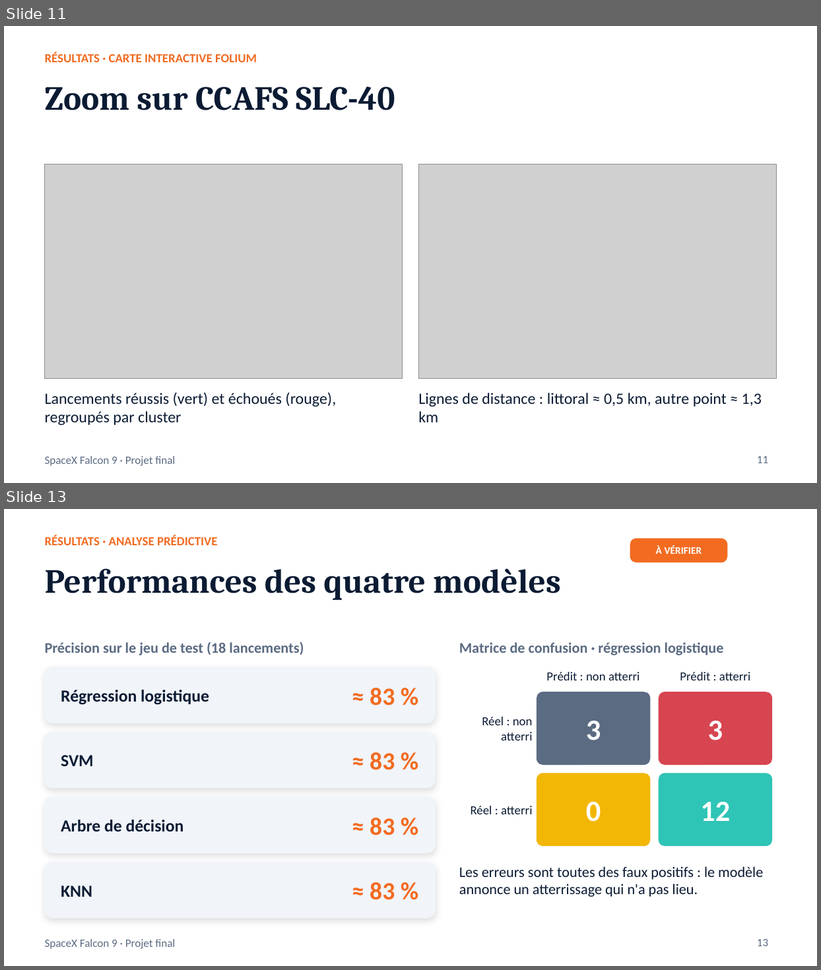
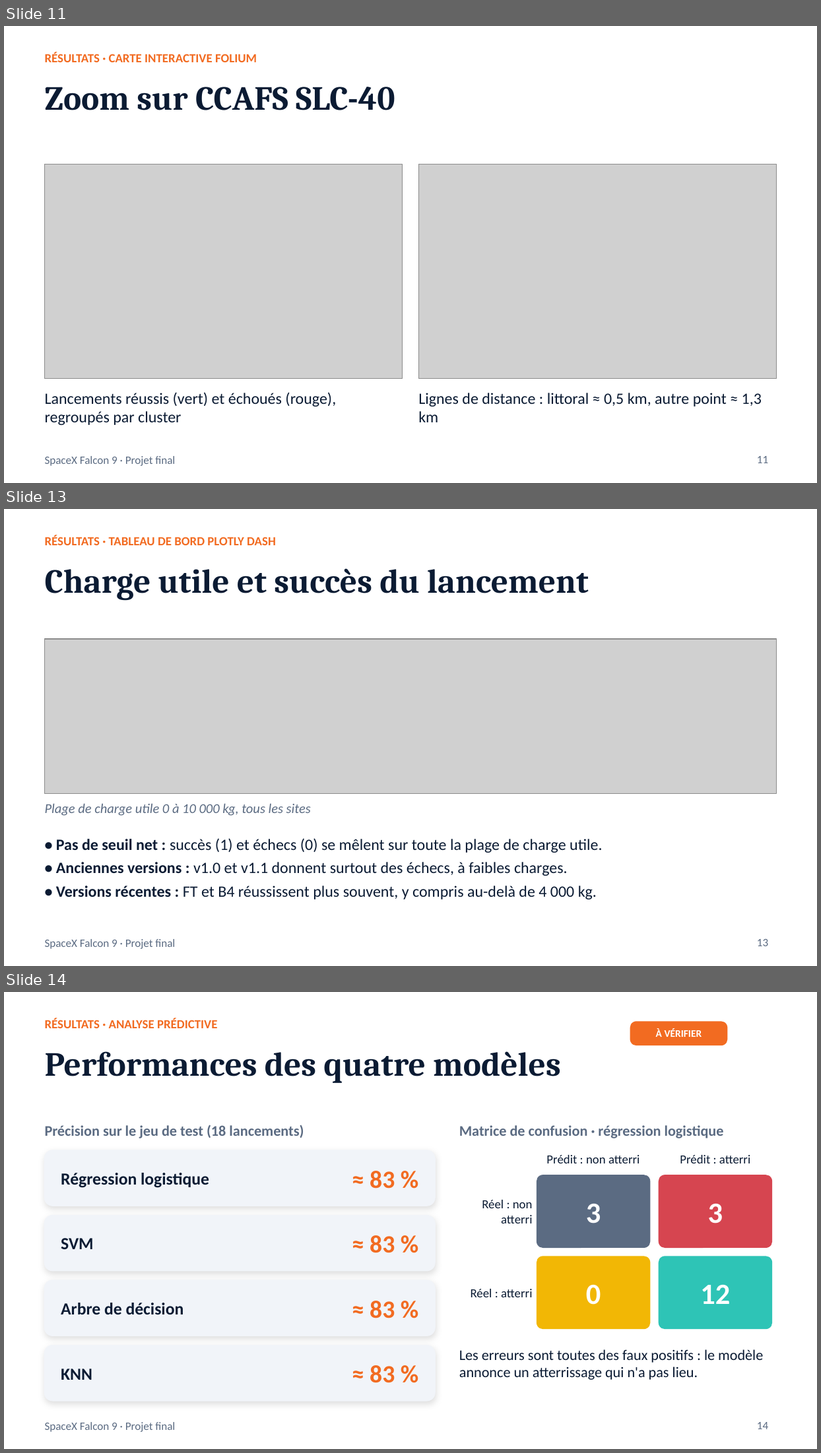
Before and after one commit to Haristocratee/spacex-falcon9-landing-prediction, a slide deck: presentation/Projet_final_SpaceX_Falcon9.pptx. Shown one above the other, each under a label of ours: slides 11 and 13 before the commit, slides 11, 13 and 14 after it; the slides between them are not shown. The pictures are 821x970 and 821x1453 pixels, drawn with LibreOffice and Linux fonts; fonts in the diff are those of the drawing; grey boxes stand for pictures; background and template pictures are left out. Boxes give left, top, right and bottom in pixels: in the first picture for what was removed or moved away, otherwise in the second. Text is boxed around its words. In the diff, an @@ line names an element or a change of style, - is before the commit and + after.

```diff
--- a/presentation/Projet_final_SpaceX_Falcon9.pptx
+++ b/presentation/Projet_final_SpaceX_Falcon9.pptx
@@ slide 13 added at [4,509,817,966], background #FFFFFF; not listed: 1 template element that a slide beside it also shows @@
@@ text added at [45,535,276,545], 11 pt, text #F26B21, bold @@
+RÉSULTATS · TABLEAU DE BORD PLOTLY DASH
@@ title added at [45,568,589,601], 30 pt, text #0B1B33, bold @@
+Charge utile et succès du lancement
@@ picture added at [45,639,776,793] @@
@@ text added at [45,803,311,816], 12 pt, text #5B6B82, italic @@
+Plage de charge utile 0 à 10 000 kg, tous les sites
@@ text added at [56,838,602,900], 14 pt, text #0B1B33 @@
+• Pas de seuil net : succès (1) et échecs (0) se mêlent sur toute la plage de charge utile.
+• Anciennes versions : v1.0 et v1.1 donnent surtout des échecs, à faibles charges.
+• Versions récentes : FT et B4 réussissent plus souvent, y compris au-delà de 4 000 kg.
@@ page number added at [757,939,768,947], 10 pt, text #5B6B82 @@
+13
@@ what was slide 13 is now slide 14 @@
@@ page number at [757,1422,768,1430]: text changed @@
-13
+14
```
Also in this commit, not shown: 1 slide changed, 7 other files.
